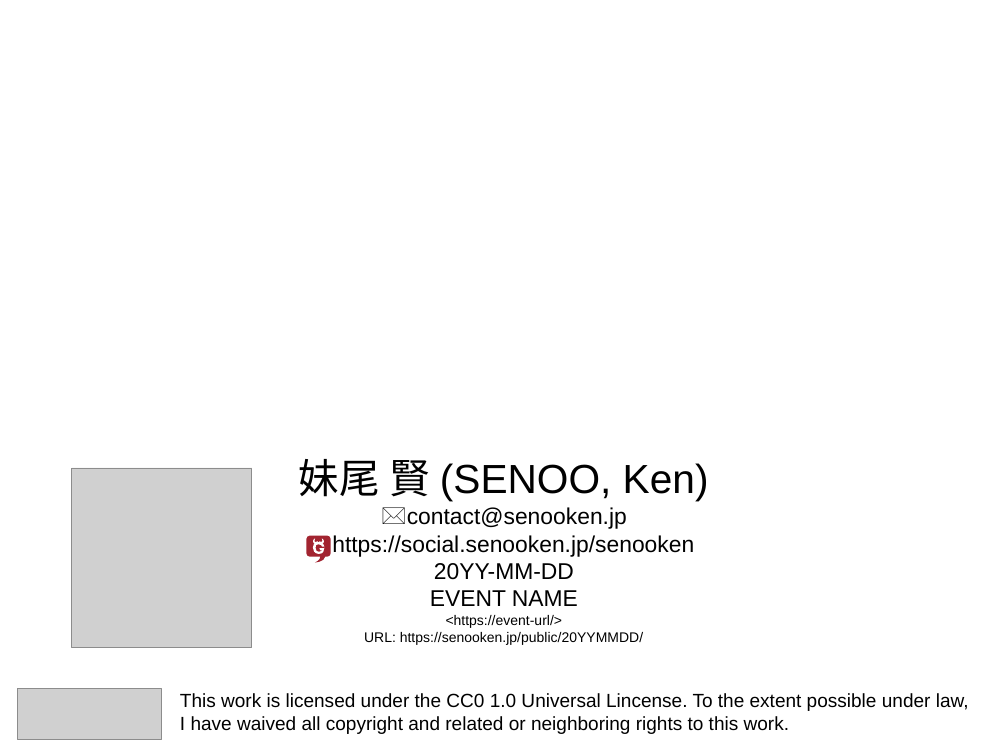
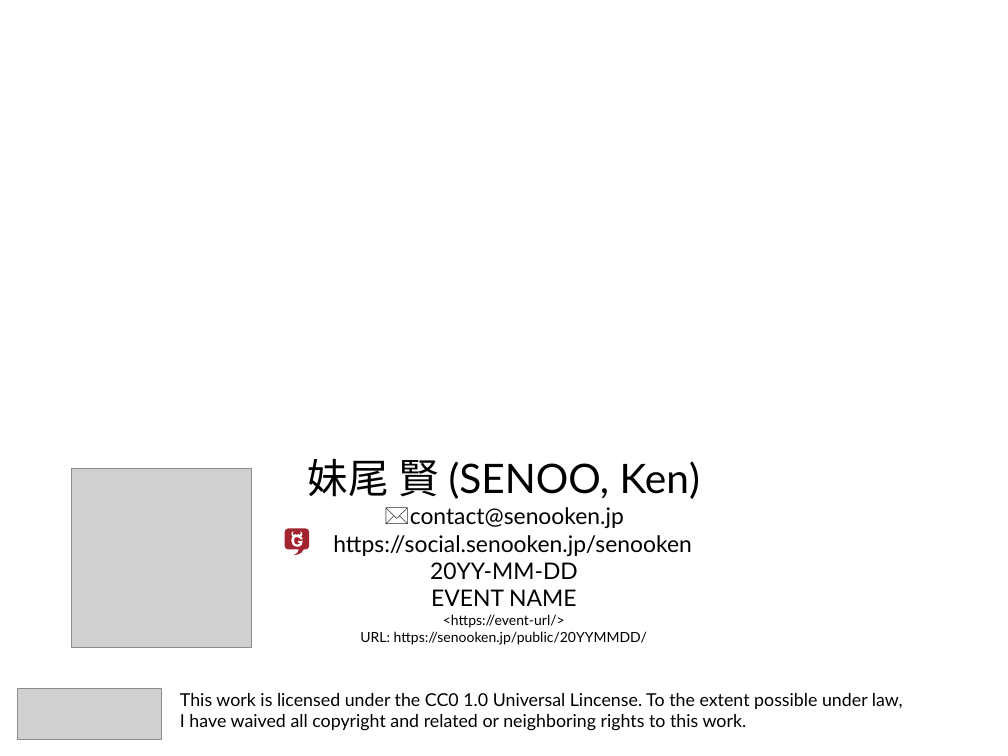
Before and after one commit to senooken/dotfile, a slide deck: slide 1 of office/soffice.odp. Drawn at 1008x756 pixels with LibreOffice and Linux fonts; fonts in the diff are those of the drawing; grey boxes stand for pictures. Boxes give left, top, right and bottom in pixels: in the first picture for what was removed or moved away, otherwise in the second. Text is boxed around its words. In the diff, an @@ line names an element or a change of style, - is before the commit and + after.

Commit message:
フォントをMigu 1Cに統一

```diff
--- a/office/soffice.odp
+++ b/office/soffice.odp
@@ subtitle "妹尾 賢(SENOO, Ken)" at (308, 459, 700, 645): font Arial to Lato @@
@@ 3 freeform shapes: place and size @@
-3 freeform shapes at (306, 536, 331, 563)
+3 freeform shapes at (284, 529, 309, 556)
@@ freeform shape: place and size @@
-freeform shape at (318, 539, 324, 544)
+freeform shape at (292, 531, 297, 537)
@@ freeform shape: place and size @@
-freeform shape at (313, 539, 318, 544)
+freeform shape at (297, 531, 303, 537)
@@ text "This work is licensed under ..." at (180, 693, 903, 731): size 15 to 14 pt, font Arial to Lato @@
```
